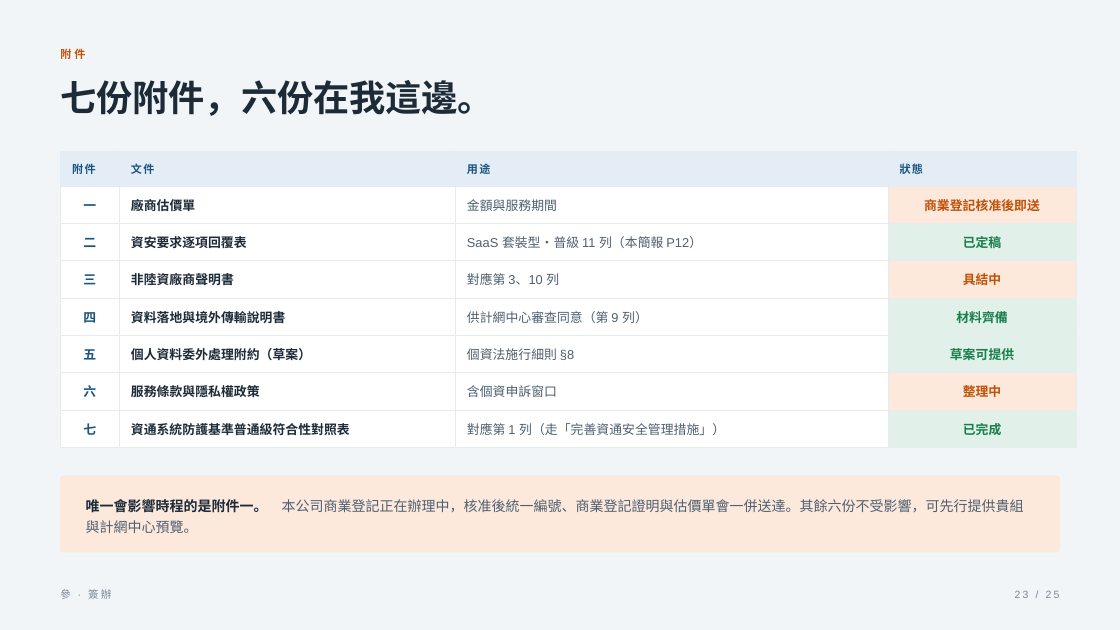
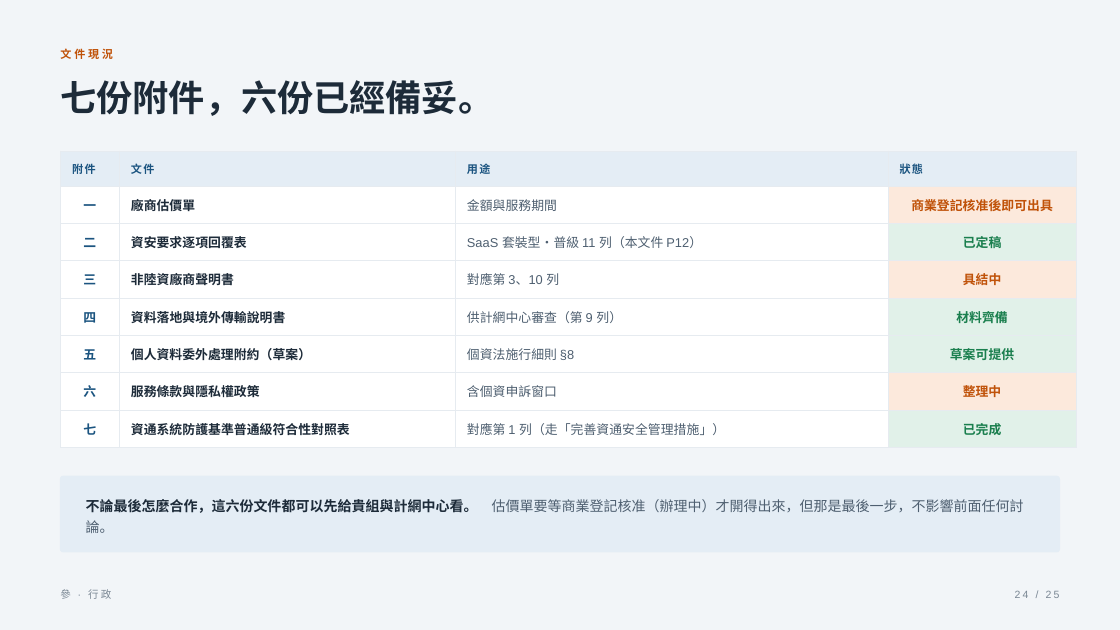
Before and after one commit to ryanxxhuang/PMIS, a slide deck: slide 24 of docs/pitch/組長簡報-產品資安與簽辦-2026-08-12.pptx (slide 23 before the commit). Drawn at 1120x630 pixels with LibreOffice and Linux fonts; fonts in the diff are those of the drawing. Boxes give left, top, right and bottom in pixels: in the first picture for what was removed or moved away, otherwise in the second. Text is boxed around its words. In the diff, an @@ line names an element or a change of style, - is before the commit and + after.

```diff
--- a/docs/pitch/組長簡報-產品資安與簽辦-2026-08-12.pptx
+++ b/docs/pitch/組長簡報-產品資安與簽辦-2026-08-12.pptx
@@ text at <box>60,48,113,59</box>: text changed @@
-附件
+文件現況
@@ text at <box>60,80,494,116</box>: text changed @@
-七份附件，六份在我這邊。
+七份附件，六份已經備妥。
@@ table at <box>60,151,1076,439</box> @@
-row 2, column 4: 商業登記核准後即送
+row 2, column 4: 商業登記核准後即可出具
-row 3, column 3: SaaS 套裝型・普級 11 列（本簡報 P12）
+row 3, column 3: SaaS 套裝型・普級 11 列（本文件 P12）
-row 5, column 3: 供計網中心審查同意（第 9 列）
+row 5, column 3: 供計網中心審查（第 9 列）
@@ rounded rectangle at <box>60,476,1060,552</box>: fill #FCE9DC to #E4EDF5; outline #FCE9DC 1 pt to #E4EDF5 1 pt @@
@@ text at <box>86,499,1024,533</box>: text changed @@
-唯一會影響時程的是附件一。 本公司商業登記正在辦理中，核准後統一編號、商業登記證明與估價單會一併送達。其餘六份不受影響，可先行提供貴組與計網中心預覽。
+不論最後怎麼合作，這六份文件都可以先給貴組與計網中心看。 估價單要等商業登記核准（辦理中）才開得出來，但那是最後一步，不影響前面任何討論。
@@ text at <box>60,589,111,599</box>: text changed @@
-參 · 簽辦
+參 · 行政
@@ text at <box>1015,591,1060,598</box>: text changed @@
-23 / 25
+24 / 25
```
Also in this commit, not shown: 6 other slides changed, 3 slides added, 3 slides removed, 3 other files.
